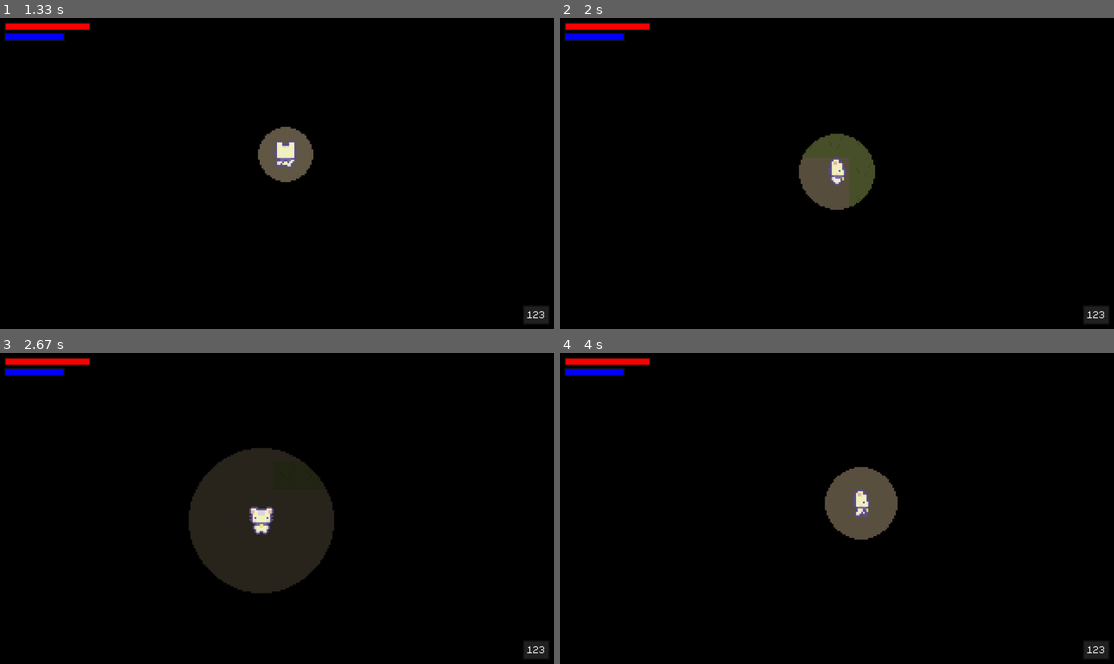
Above: before the commit, frames 1-4 (two rows, left to right).
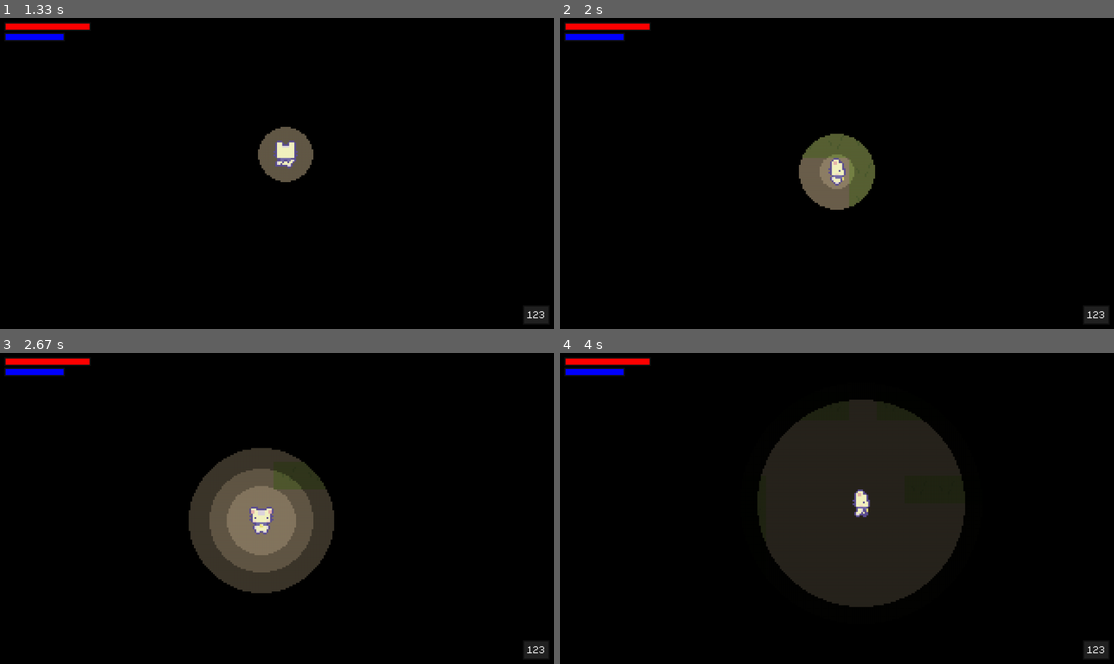
Above: after the commit, the same moments.

Repository: SushiOnToast/pygame-community-spring-jam-2025
Game: pygame game, started from code/main.py
Same seed, same stepped clock (60 frames per second), same inputs: the game is played once before the commit and once after it.
Inputs (mouse positions are in pixels of both pictures, inside the frame that each line leads up to):
- Up to frame 1 (1.33 s): click (277, 142) at 0.38 s; hold D 0.67-1.13 s; move the mouse to (254, 185) at 0.7 s; hold W from 1.17 s (still down); tap Space at 1.23 s
- Up to frame 2 (2 s): release W at 1.47 s; hold D 1.5-1.97 s; tap Space at 1.57, 1.87 s
- Up to frame 3 (2.67 s): hold A 2-2.53 s; tap Space at 2.07, 2.37, 2.63 s; hold S from 2.57 s (still down)
- Up to frame 4 (4 s): release S at 2.87 s; hold A 2.9-3.3 s; tap Space at 2.97, 3.27, 3.4, 3.8 s; hold W 3.33-3.7 s; hold D from 3.73 s (still down)

Frame 1 is identical in both runs. In frame 2, 0.4% of the frame differs, in the area x 46-54%, y 43-56%; in frame 3, 4.6%; in frame 4, 19%, in the area x 35-74%, y 15-82%.

Commit message:
fix ripple effect for echolocation

Diff:
--- a/code/game_mechanics.py
+++ b/code/game_mechanics.py
@@ -1,6 +1,7 @@
 import pygame
 from settings import *
 import math
+
 
 class Echolocation:
     def __init__(self, cover_surf, player):
@@ -26,7 +27,8 @@
 
         if self.player.is_moving and not self.player.is_doing_echolocation:
             # Calculate time since last step
-            step_progress = (current_time - self.last_step_time) / self.footstep_interval
+            step_progress = (current_time - self.last_step_time) / \
+                self.footstep_interval
 
             if step_progress >= 1:
                 self.last_step_time = current_time
@@ -36,16 +38,20 @@
                 # Smooth fade out between steps
                 self.walking_fade = max(0, 255 * (1 - step_progress))
                 # Gradually increase radius
-                self.walking_sound_radius = self.walking_sound_base_radius + (self.footstep_pulse_amount * step_progress)
+                self.walking_sound_radius = self.walking_sound_base_radius + \
+                    (self.footstep_pulse_amount * step_progress)
         else:
-            self.walking_fade = max(0, self.walking_fade - 10)  # Fade out when stopping
+            # Fade out when stopping
+            self.walking_fade = max(0, self.walking_fade - 10)
 
     def update_echolocation(self):
         if self.player.is_doing_echolocation:
             # Expand the radius
-            self.echo_current_radius = min(self.echo_current_radius + self.echo_speed, self.echo_max_radius)
+            self.echo_current_radius = min(
+                self.echo_current_radius + self.echo_speed, self.echo_max_radius)
             # Fade out as wave expands
-            self.echo_fade = max(0, 255 * (1 - self.echo_current_radius / self.echo_max_radius))
+            self.echo_fade = max(
+                0, 255 * (1 - self.echo_current_radius / self.echo_max_radius))
         else:
             self.echo_current_radius = 0
             self.echo_fade = 255
@@ -54,7 +60,7 @@
         # Create surface for walking sound
         if self.player.is_moving:
             walk_surf = pygame.Surface((WIDTH, HEIGHT), pygame.SRCALPHA)
-            color = (*COLORKEY, self.walking_fade)  # Unpack RGB and add alpha
+            color = (*COLORKEY, self.walking_fade)
             pygame.draw.circle(
                 walk_surf,
                 color,
@@ -66,23 +72,34 @@
         # Create surface for echolocation
         if self.player.is_doing_echolocation:
             echo_surf = pygame.Surface((WIDTH, HEIGHT), pygame.SRCALPHA)
-            num_bands = 3
-            band_spacing = 10
+            num_bands = 3 # slightly more bands
+            band_spacing = 10  # closer together
+            band_thickness = 12  # THICKER bands!
 
-            for i in reversed(range(num_bands)):  # <-- Draw outer bands first
+            for i in reversed(range(num_bands)):
                 radius = self.echo_current_radius - (i * band_spacing)
                 if radius > 0:
-                    # Outer bands are more transparent
-                    alpha = max(0, self.echo_fade - ((num_bands - 1 - i) * 50))
+                    alpha = max(0, self.echo_fade -
+                                ((num_bands - 1 - i) * 40))  # softer fade
                     color = (*COLORKEY, alpha)
-                    pygame.draw.circle(
-                        echo_surf,
-                        color,
-                        (pos.centerx - camera_offset.x, pos.centery - camera_offset.y),
-                        radius
-                    )
+                    if i == num_bands-1:
+                        pygame.draw.circle(
+                            echo_surf,
+                            color,
+                            (pos.centerx - camera_offset.x,
+                            pos.centery - camera_offset.y),
+                            int(radius),
+                        )
+                    else:
+                        pygame.draw.circle(
+                            echo_surf,
+                            color,
+                            (pos.centerx - camera_offset.x,
+                            pos.centery - camera_offset.y),
+                            int(radius),
+                            width=band_thickness  # THICK bands
+                        )
             self.cover_surf.blit(echo_surf, (0, 0))
-
 
     def update(self, pos, camera_offset):
         self.update_walking_sound()
--- a/code/player.py
+++ b/code/player.py
@@ -32,7 +32,7 @@
     self.echolocation = Echolocation(self.cover_surf, self)
     self.is_doing_echolocation = False
     self.echolocation_time = 0
-    self.echolocation_duration = 2000
+    self.echolocation_duration = 3000
 
     #stats
     self.stats = {'health':100,'energy':60,'attack':10,'magic':4,'speed':2}
